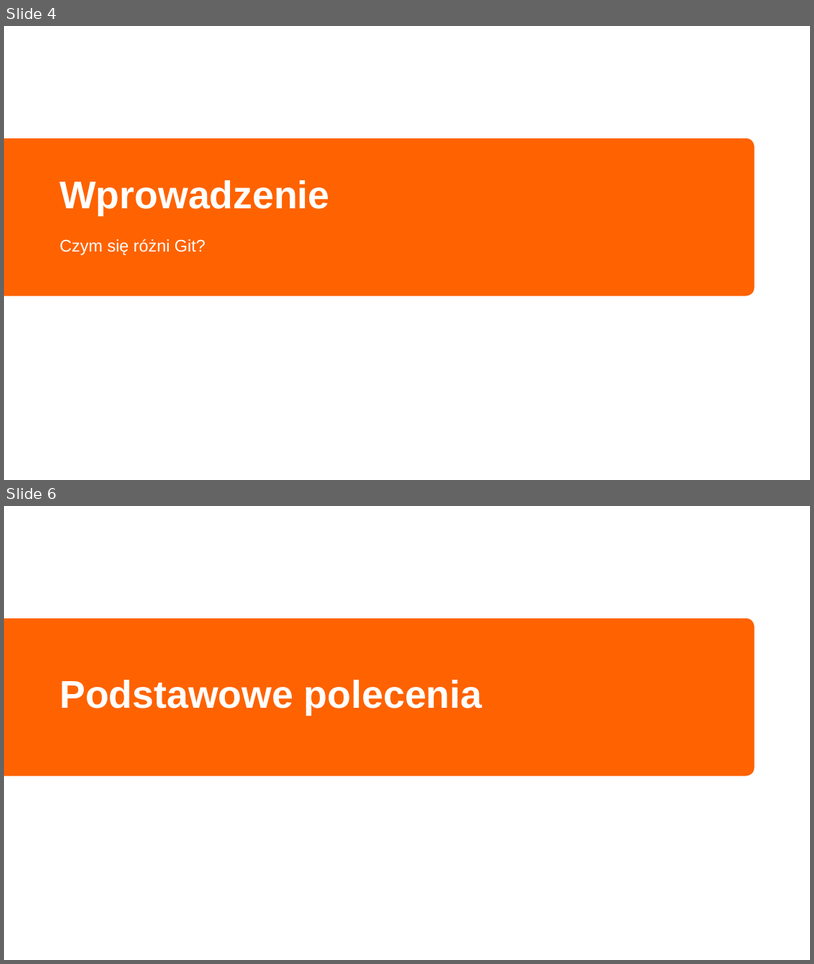
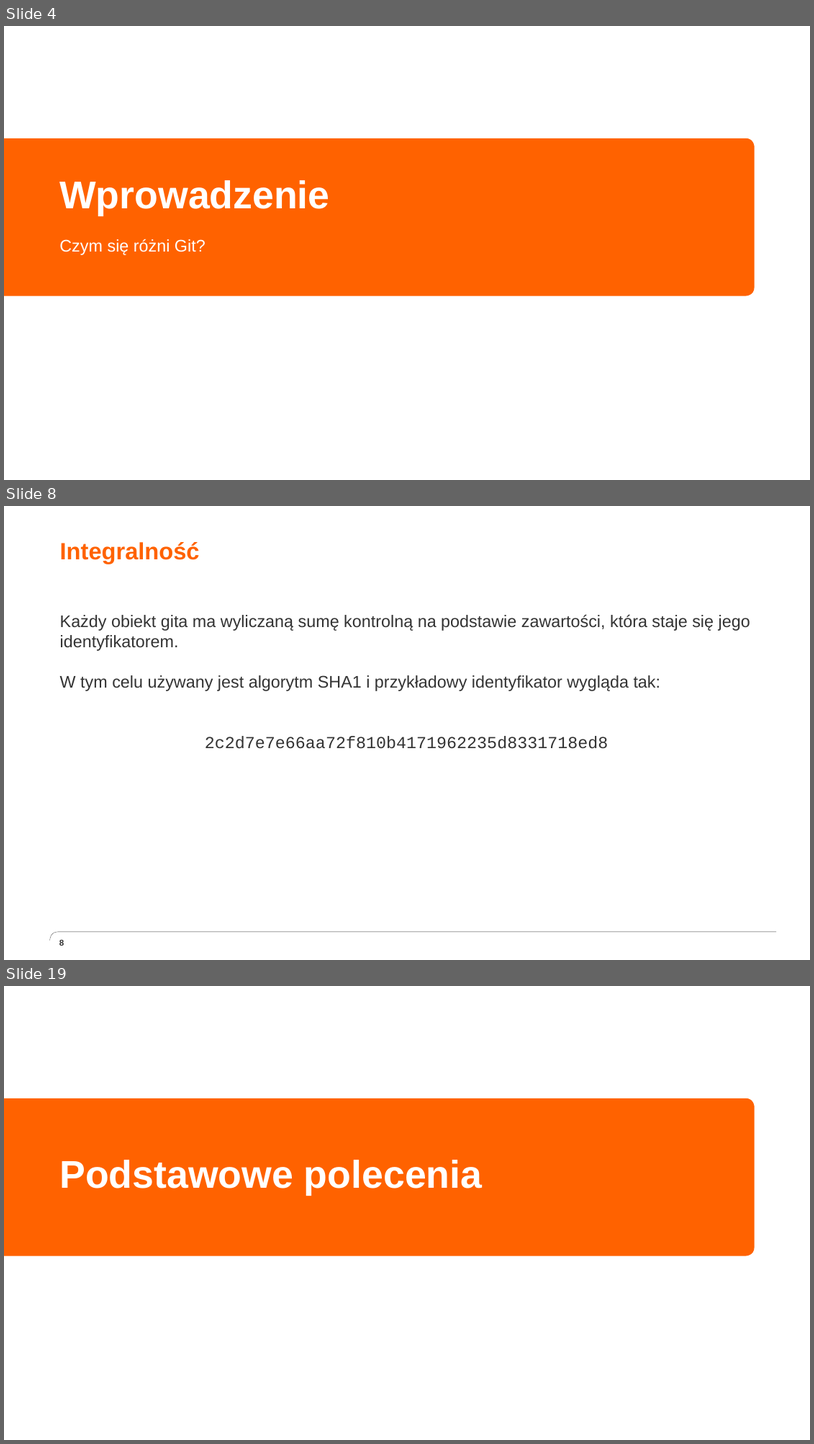
Before and after one commit to grazin/materialy, a slide deck: Programowanie użytkowe - Git.pptx. Shown one above the other, each under a label of ours: slides 4 and 6 before the commit, slides 4, 8 and 19 after it; the slides between them are not shown. The pictures are 814x964 and 814x1444 pixels, drawn with LibreOffice and Linux fonts; fonts in the diff are those of the drawing; background and template pictures are left out. Boxes give left, top, right and bottom in pixels: in the first picture for what was removed or moved away, otherwise in the second. Text is boxed around its words. In the diff, an @@ line names an element or a change of style, - is before the commit and + after.

```diff
--- a/Programowanie użytkowe - Git.pptx
+++ b/Programowanie użytkowe - Git.pptx
@@ slide 8 added at box(4, 506, 810, 960), background #FFFFFF @@
@@ title added at box(60, 542, 200, 564), 28 pt, text #FF6200, bold @@
+Integralność
@@ text added at box(60, 615, 751, 749), 20 pt, text #333333 @@
+Każdy obiekt gita ma wyliczaną sumę kontrolną na podstawie zawartości, która staje się jego identyfikatorem.
+W tym celu używany jest algorytm SHA1 i przykładowy identyfikator wygląda tak:
+2c2d7e7e66aa72f810b4171962235d8331718ed8
@@ freeform shape added at box(50, 932, 777, 939), outline #333333 0.25 pt @@
@@ page number added at box(59, 939, 64, 945), 10 pt, text #333333, bold @@
+8
@@ what was slide 6 is now slide 19 @@
```
Also in this commit, not shown: 2 slides changed, 13 other slides added.
